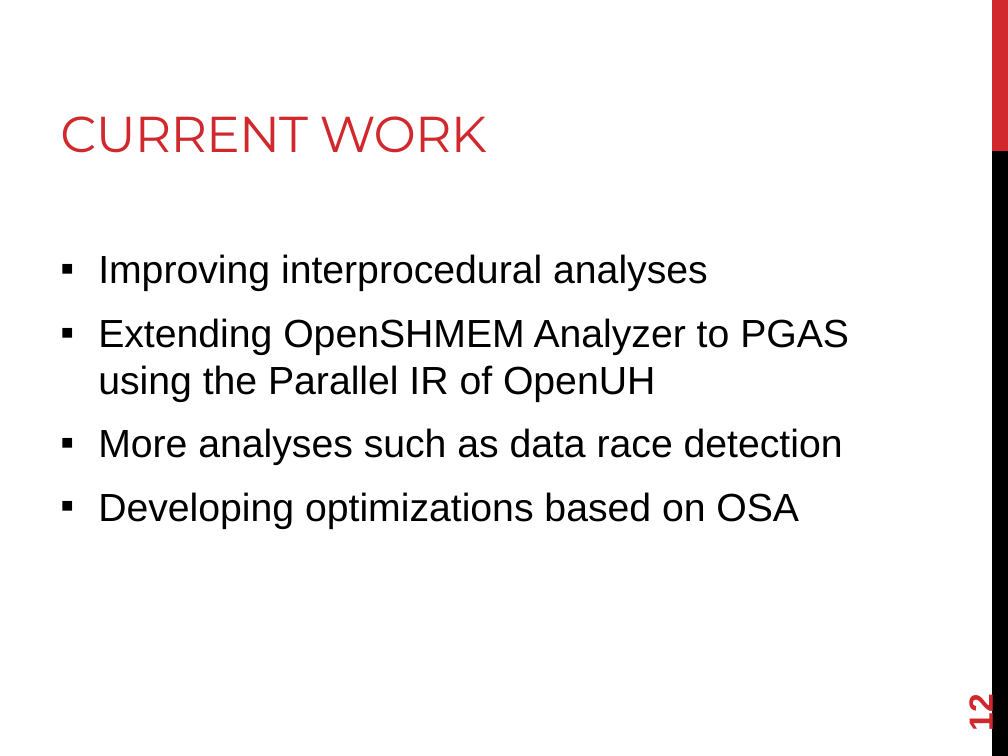
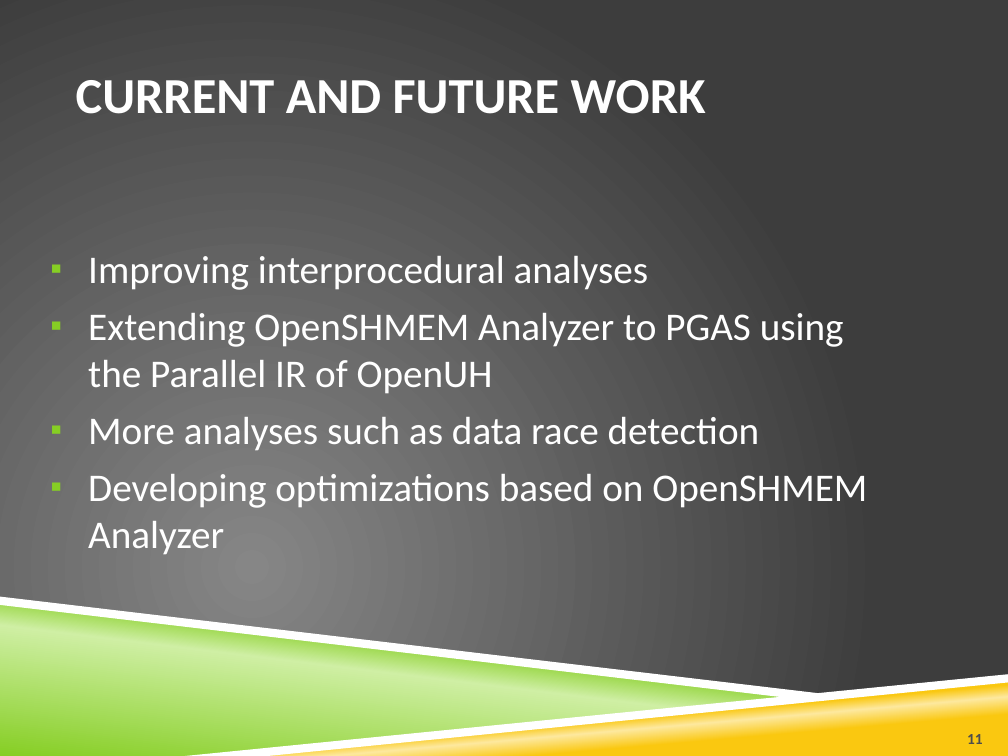
Before and after one commit to openshmem-org/sc14-tutorial, a slide deck: slide 11 of SHMEM-Analyzer.pptx (slide 12 before the commit). Drawn at 1008x756 pixels with LibreOffice and Linux fonts; fonts in the diff are those of the drawing; background and template pictures are left out. Boxes give left, top, right and bottom in pixels: in the first picture for what was removed or moved away, otherwise in the second. Text is boxed around its words. In the diff, an @@ line names an element or a change of style, - is before the commit and + after.

```diff
--- a/SHMEM-Analyzer.pptx
+++ b/SHMEM-Analyzer.pptx
@@ background #FFFFFF to picture (left out) @@
@@ rectangle removed at (x1=992, y1=0, x2=1008, y2=151) @@
@@ title "CURRENT AND FUTURE WORK" at (x1=76, y1=80, x2=706, y2=114): vertical alignment bottom to middle @@
@@ title at (x1=76, y1=80, x2=706, y2=114): text changed; font Montserrat to Calibri; text colour #D1282E to #FFFFFF; bold on @@
-CURRENT WORK
+CURRENT AND FUTURE WORK
@@ rectangle removed at (x1=992, y1=151, x2=1008, y2=756) @@
@@ text at (x1=88, y1=256, x2=844, y2=451): font Arial to Calibri, text colour #000000 to #FFFFFF in "Improving interprocedural analyses", "Extending OpenSHMEM Analyzer to PGAS using the ...", "More analyses such as data race detection"; less space between paragraphs @@
@@ text at (x1=88, y1=474, x2=867, y2=554): text changed; font Arial to Calibri; text colour #000000 to #FFFFFF @@
-▪ Developing optimizations based on OSA
+▪ Developing optimizations based on OpenSHMEM Analyzer
@@ freeform shape added at (x1=0, y1=597, x2=839, y2=699), fill #FFFFFF @@
@@ freeform shape added at (x1=0, y1=602, x2=798, y2=756), fill gradient #86CE24 to #CFEFA4 @@
@@ freeform shape added at (x1=185, y1=674, x2=1008, y2=756), fill #FFFFFF @@
@@ freeform shape added at (x1=200, y1=677, x2=1008, y2=756), fill gradient #FAC810 to #FDE99F @@
@@ page number removed at (x1=962, y1=697, x2=1000, y2=730) @@
-12
@@ page number added at (x1=967, y1=734, x2=983, y2=744), 11 pt, text #4D4D4D, bold @@
+11
```
Also in this commit, not shown: 11 other slides changed, 1 other file.
